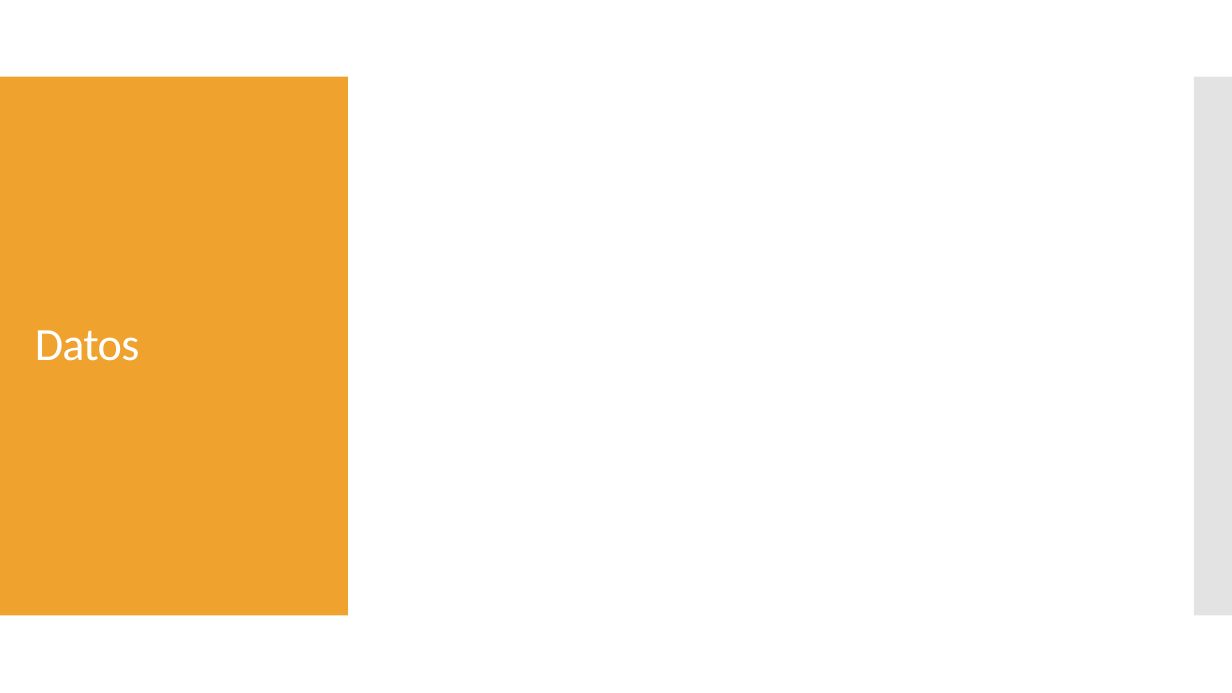
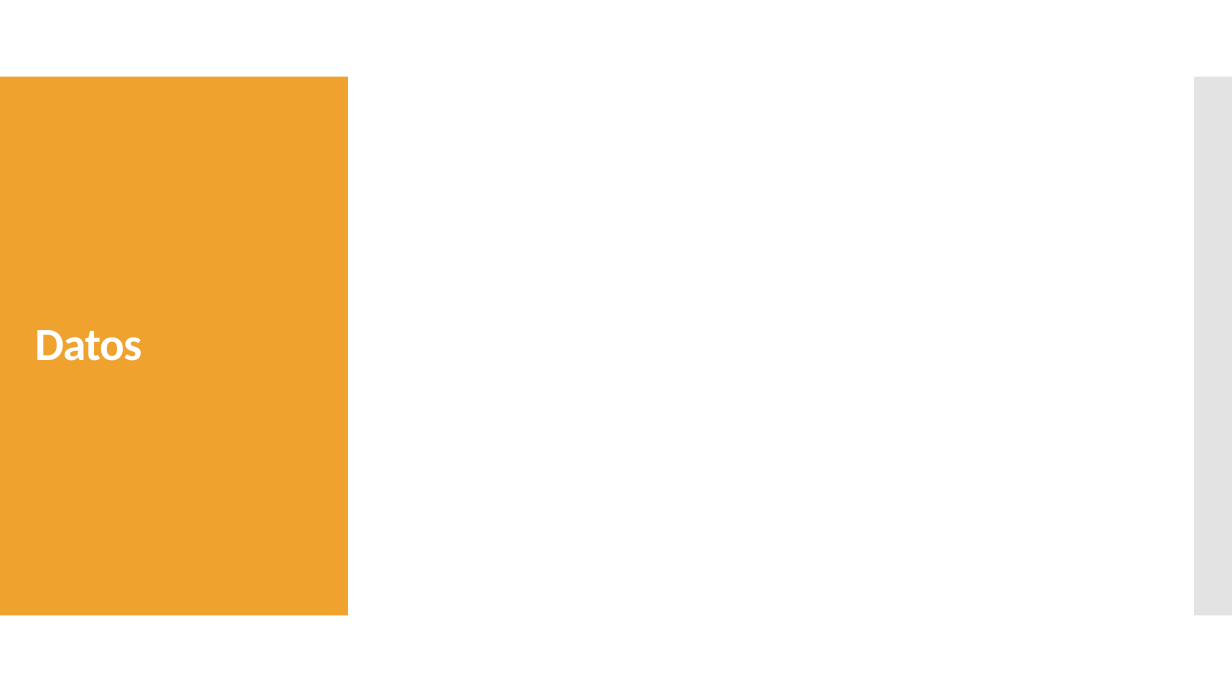
Before and after one commit to oemc/PES_research, a slide deck: slide 7 of Trabajo final/El efecto de la Asistencia Oficial para el desarrollo.pptx (slide 4 before the commit). Drawn at 1232x693 pixels with LibreOffice and Linux fonts; fonts in the diff are those of the drawing; grey boxes stand for pictures. Boxes give left, top, right and bottom in pixels: in the first picture for what was removed or moved away, otherwise in the second. Text is boxed around its words. In the diff, an @@ line names an element or a change of style, - is before the commit and + after.

```diff
--- a/Trabajo final/El efecto de la Asistencia Oficial para el desarrollo.pptx
+++ b/Trabajo final/El efecto de la Asistencia Oficial para el desarrollo.pptx
@@ title "Datos" at <box>35,330,142,361</box>: bold on @@
```
Also in this commit, not shown: 5 other slides changed, 12 slides added, 2 slides removed, 11 other files.
